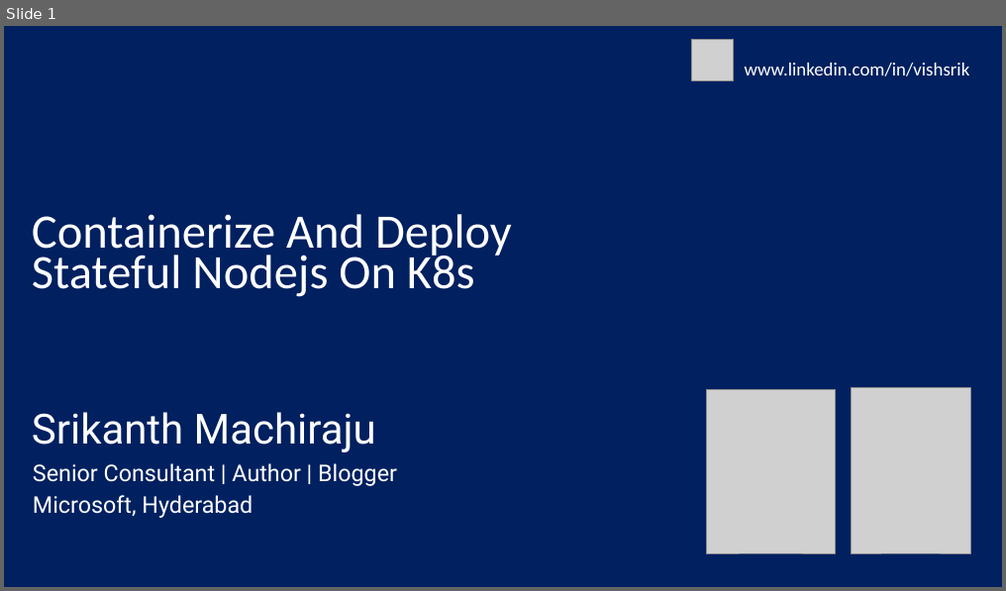
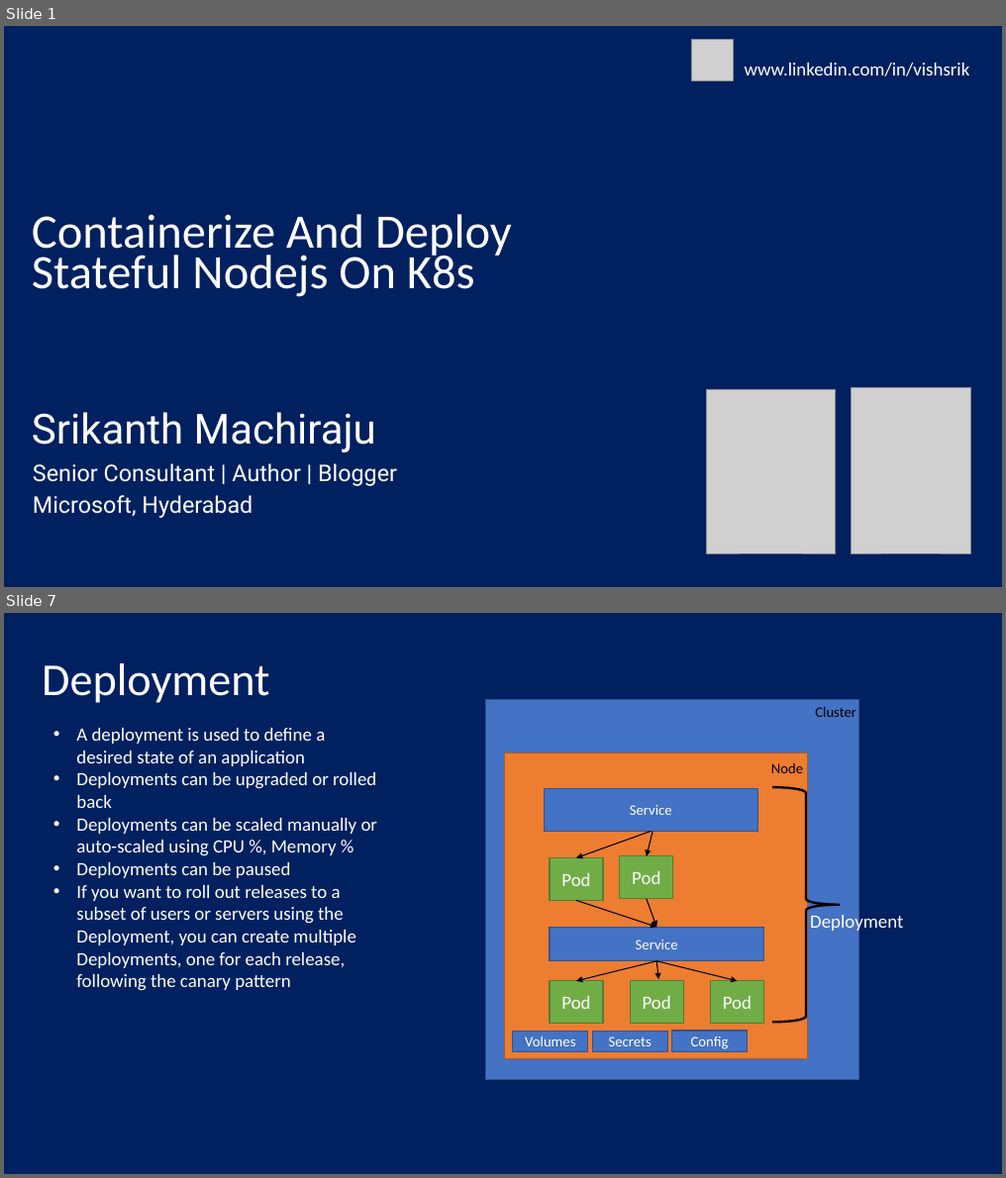
Before and after one commit to sriksmachi/nodejs-docker-k8s-training, a slide deck: ppt/nodejs-docker-k8s.pptx. Shown one above the other, each under a label of ours: slide 1 before the commit, slides 1 and 7 after it; the slides between them are not shown. The pictures are 1006x591 and 1006x1178 pixels, drawn with LibreOffice and Linux fonts; fonts in the diff are those of the drawing; grey boxes stand for pictures. Boxes give left, top, right and bottom in pixels: in the first picture for what was removed or moved away, otherwise in the second. Text is boxed around its words. In the diff, an @@ line names an element or a change of style, - is before the commit and + after.

```diff
--- a/ppt/nodejs-docker-k8s.pptx
+++ b/ppt/nodejs-docker-k8s.pptx
@@ slide 7 added at (4, 613, 1002, 1174), background #002060 @@
@@ title added at (42, 663, 269, 703), 44 pt, text #FFFFFF @@
+Deployment
@@ text added at (76, 728, 378, 991), 18 pt, text #FFFFFF @@
+• A deployment is used to define a desired state of an application
+• Deployments can be upgraded or rolled back
+• Deployments can be scaled manually or auto-scaled using CPU %, Memory %
+• Deployments can be paused
+• If you want to roll out releases to a subset of users or servers using the Deployment, you can create multiple Deployments, one for each release, following the canary pattern
@@ left brace added at (773, 787, 841, 1023), outline #000000 2.25 pt @@
@@ text added at (810, 913, 903, 934), 18 pt, text #FFFFFF @@
+Deployment
@@ group added at (486, 700, 859, 1080): 9 rectangles, 7 arrows, 2 texts @@
+Pod
+Service
+Node
+Cluster
+Pod
+Pod
+Pod
+Pod
+Service
@@ rectangle added at (513, 1032, 589, 1053), fill #4472C4, outline #325491 1 pt, 14 pt, text #FFFFFF @@
+Volumes
@@ rectangle added at (592, 1032, 668, 1053), fill #4472C4, outline #325491 1 pt, 14 pt, text #FFFFFF @@
+Secrets
@@ rectangle added at (672, 1031, 747, 1052), fill #4472C4, outline #325491 1 pt, 14 pt, text #FFFFFF @@
+Config
```
Also in this commit, not shown: 2 slides changed, 5 other slides added, 1 slide removed, 17 other files.
